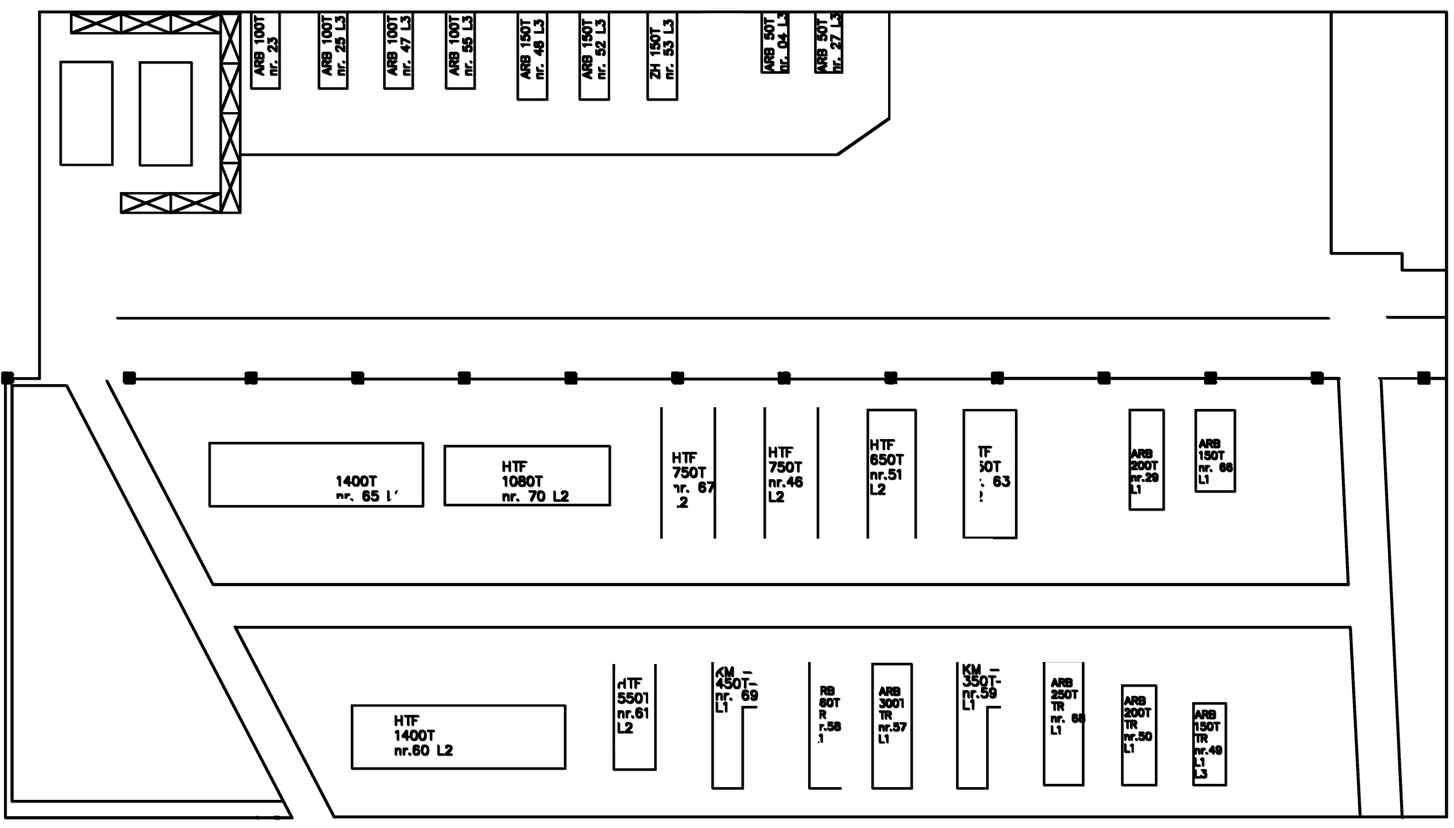
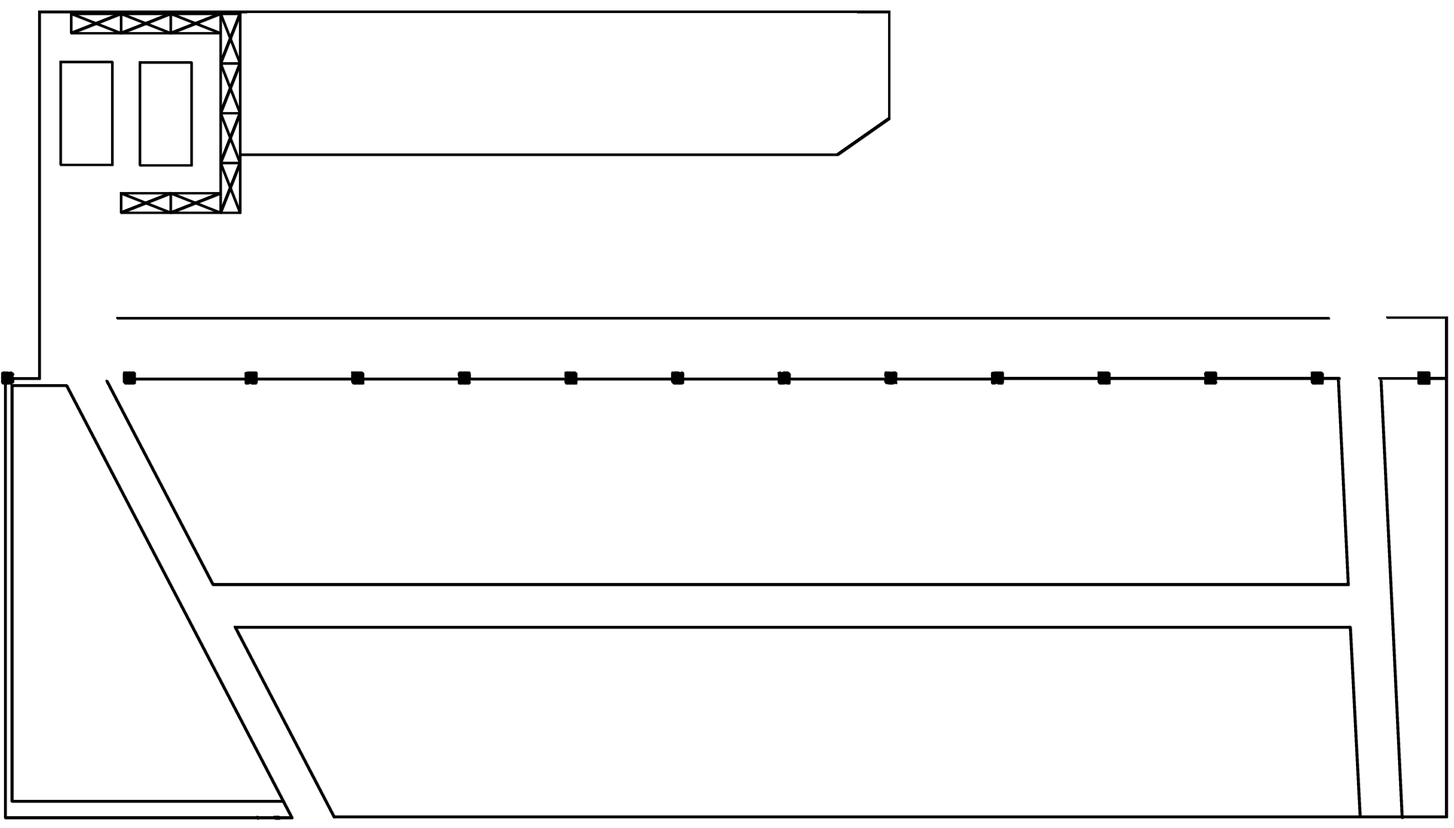
Layers edited between the first and the second 1454px x 828px image:
painted on "hala_skoczow.png" over box(207, 9, 1449, 791)
